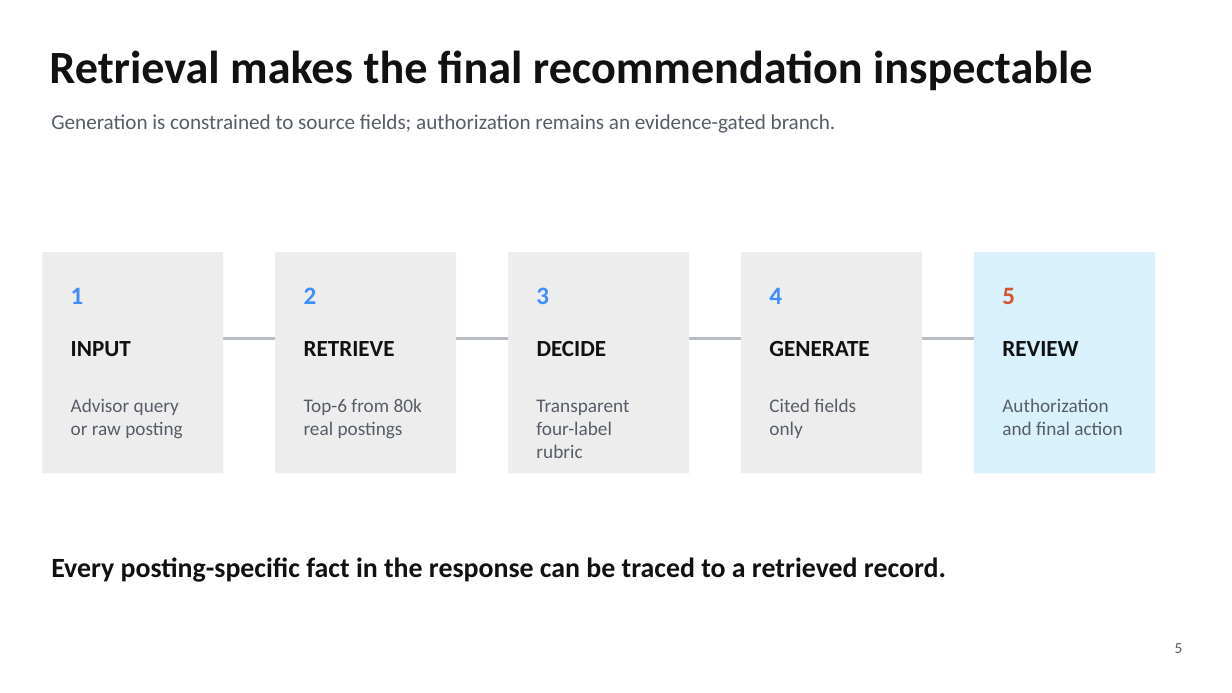
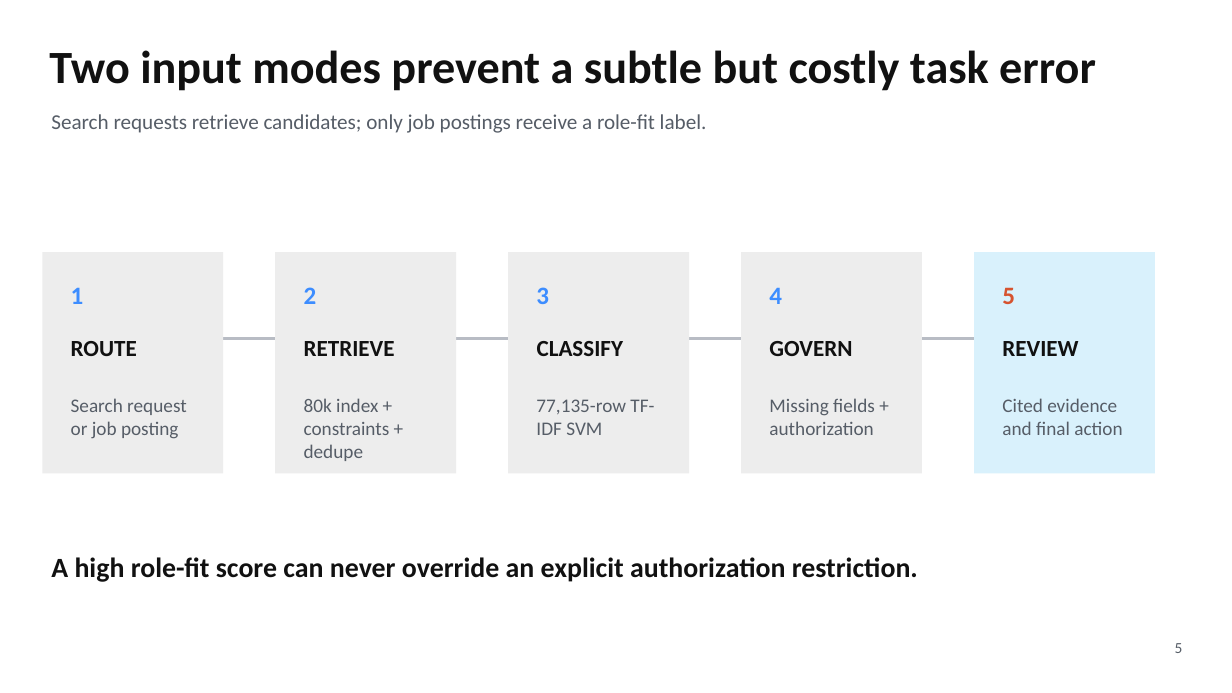
Before and after one commit to Kongbai815/job-matching-nlp, a slide deck: slide 5 of slides/MSBA_Job_Matching_Final_Deck.pptx. Drawn at 1232x693 pixels with LibreOffice and Linux fonts; fonts in the diff are those of the drawing. Boxes give left, top, right and bottom in pixels: in the first picture for what was removed or moved away, otherwise in the second. Text is boxed around its words. In the diff, an @@ line names an element or a change of style, - is before the commit and + after.

```diff
--- a/slides/MSBA_Job_Matching_Final_Deck.pptx
+++ b/slides/MSBA_Job_Matching_Final_Deck.pptx
@@ text at [49, 50, 1096, 91]: text changed @@
-Retrieval makes the final recommendation inspectable
+Two input modes prevent a subtle but costly task error
@@ text at [51, 114, 707, 133]: text changed @@
-Generation is constrained to source fields; authorization remains an evidence-gated branch.
+Search requests retrieve candidates; only job postings receive a role-fit label.
@@ text at [71, 341, 137, 356]: text changed @@
-INPUT
+ROUTE
@@ text at [537, 341, 623, 356]: text changed @@
-DECIDE
+CLASSIFY
@@ text at [769, 341, 852, 356]: text changed @@
-GENERATE
+GOVERN
@@ text at [71, 398, 187, 439]: text changed @@
-Advisor query or raw posting
+Search request or job posting
@@ text at [304, 398, 390, 461]: text changed @@
-Top-6 from 80k real postings
+80k index + constraints + dedupe
@@ text at [536, 399, 654, 435]: text changed @@
-Transparent four-label rubric
+77,135-row TF-IDF SVM
@@ text at [769, 398, 875, 435]: text changed @@
-Cited fields
-only
+Missing fields + authorization
@@ text at [1002, 398, 1122, 435]: text changed @@
-Authorization and final action
+Cited evidence and final action
@@ text at [51, 557, 918, 582]: text changed @@
-Every posting-specific fact in the response can be traced to a retrieved record.
+A high role-fit score can never override an explicit authorization restriction.
```
Also in this commit, not shown: 6 other slides changed, 1 slide added, 1 slide removed, 34 other files.
